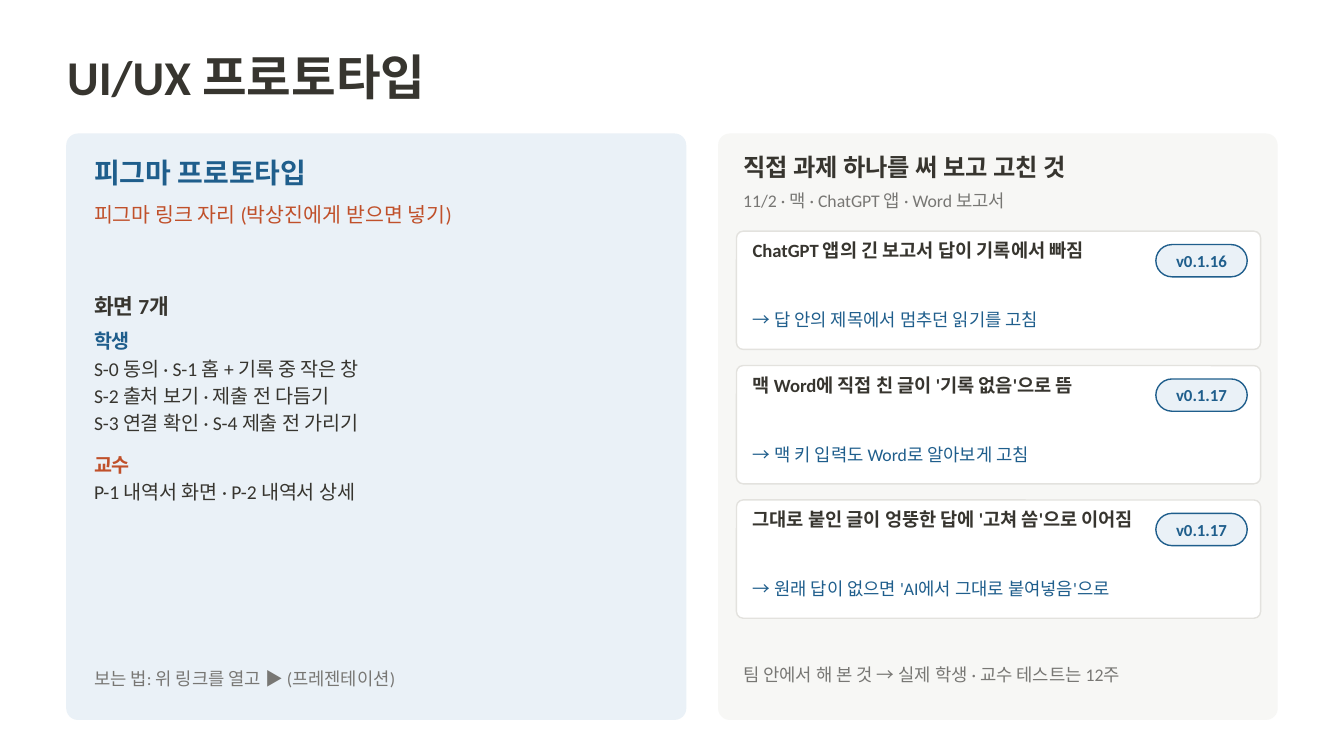
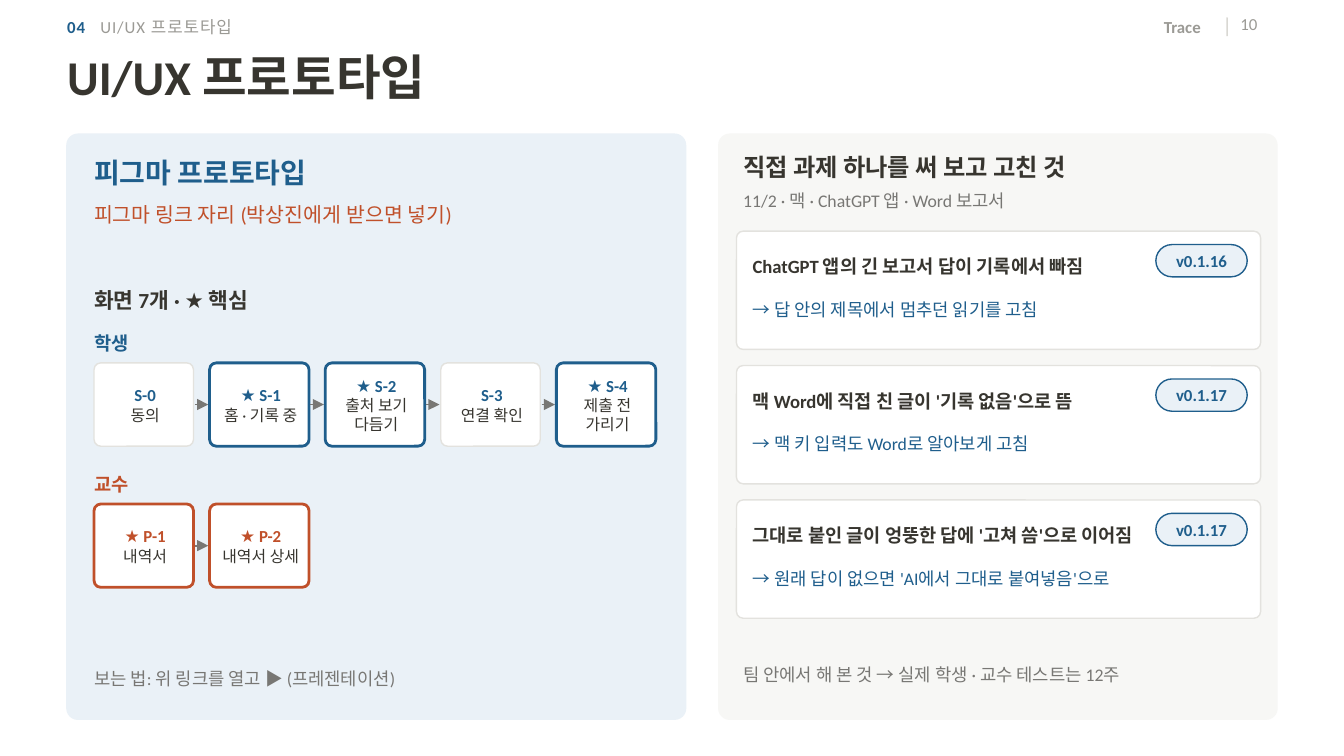
Before and after one commit to 20233014-KYH/trace, a slide deck: slide 10 of deck/중간발표_김용현.pptx. Drawn at 1344x756 pixels with LibreOffice and Linux fonts; fonts in the diff are those of the drawing; background and template pictures are left out. Boxes give left, top, right and bottom in pixels: in the first picture for what was removed or moved away, otherwise in the second. Text is boxed around its words. In the diff, an @@ line names an element or a change of style, - is before the commit and + after.

```diff
--- a/deck/중간발표_김용현.pptx
+++ b/deck/중간발표_김용현.pptx
@@ text added at <box>67,19,232,34</box>, 9 pt, text #9B9A95 @@
+04 UI/UX 프로토타입
@@ text added at <box>1164,22,1201,33</box>, 9 pt, text #9B9A95, bold @@
+Trace
@@ line added from (1227, 17) to (1227, 36), #D9D8D3 0.75 pt @@
@@ page number added at <box>1240,19,1257,30</box>, 9 pt, text #9B9A95 @@
+10
@@ text at <box>94,290,249,310</box>: text changed @@
-화면 7개
+화면 7개 · ★ 핵심
@@ text removed at <box>94,331,359,501</box> @@
-학생
-S-0 동의 · S-1 홈 + 기록 중 작은 창
-S-2 출처 보기 · 제출 전 다듬기
-S-3 연결 확인 · S-4 제출 전 가리기
-교수
-P-1 내역서 화면 · P-2 내역서 상세
@@ text added at <box>94,334,128,352</box>, 10 pt, text #1F5E8C, bold @@
+학생
@@ rounded rectangle added at <box>94,363,194,446</box>, fill #FFFFFF, outline #E3E2DE 0.75 pt @@
@@ rounded rectangle added at <box>210,363,309,446</box>, fill #FFFFFF, outline #1F5E8C 1.5 pt @@
@@ rounded rectangle added at <box>325,363,425,446</box>, fill #FFFFFF, outline #1F5E8C 1.5 pt @@
@@ text added at <box>345,381,407,432</box>, 8.5 pt, text #37352F @@
+★ S-2
+출처 보기
+다듬기
@@ rounded rectangle added at <box>441,363,540,446</box>, fill #FFFFFF, outline #E3E2DE 0.75 pt @@
@@ rounded rectangle added at <box>556,363,656,446</box>, fill #FFFFFF, outline #1F5E8C 1.5 pt @@
@@ text added at <box>584,381,632,432</box>, 8.5 pt, text #37352F @@
+★ S-4
+제출 전
+가리기
@@ text added at <box>131,390,160,423</box>, 9 pt, text #1F5E8C, bold @@
+S-0
+동의
@@ arrow added from (195, 405) to (208, 405), #787774 1 pt @@
@@ text added at <box>224,390,298,423</box>, 8.5 pt, text #37352F @@
+★ S-1
+홈 · 기록 중
@@ arrow added from (310, 405) to (324, 405), #787774 1 pt @@
@@ arrow added from (426, 405) to (439, 405), #787774 1 pt @@
@@ text added at <box>461,390,523,423</box>, 8.5 pt, text #37352F @@
+S-3
+연결 확인
@@ arrow added from (542, 405) to (555, 405), #787774 1 pt @@
@@ text added at <box>94,476,128,493</box>, 10 pt, text #C0502A, bold @@
+교수
@@ rounded rectangle added at <box>94,504,194,587</box>, fill #FFFFFF, outline #C0502A 1.5 pt @@
@@ rounded rectangle added at <box>210,504,309,587</box>, fill #FFFFFF, outline #C0502A 1.5 pt @@
@@ text added at <box>123,531,167,564</box>, 9 pt, text #C0502A, bold @@
+★ P-1
+내역서
@@ text added at <box>222,531,299,564</box>, 8.5 pt, text #37352F @@
+★ P-2
+내역서 상세
@@ vertical alignment top to middle in 3 elements at <box>753,257,1083,275</box>, <box>753,392,1073,410</box>, <box>753,526,1133,544</box> @@
@@ arrow added from (195, 546) to (208, 546), #787774 1 pt @@
@@ 3 texts: place and size @@
-3 texts at <box>774,311,1110,597</box>
+3 texts at <box>774,301,1110,587</box>
```
Also in this commit, not shown: 13 other slides changed, 2 other files.
